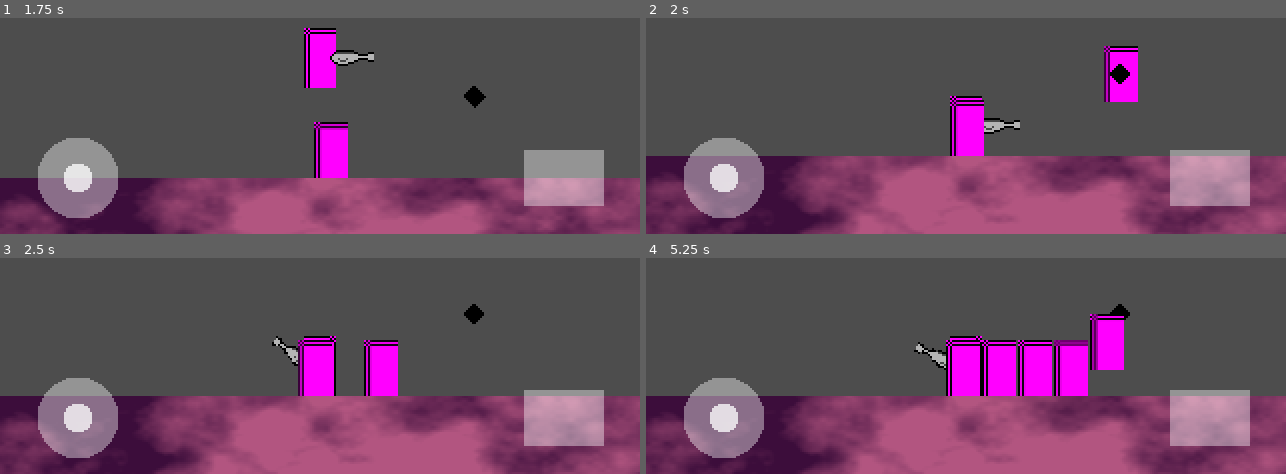
Above: before the commit, frames 1-4 (two rows, left to right).
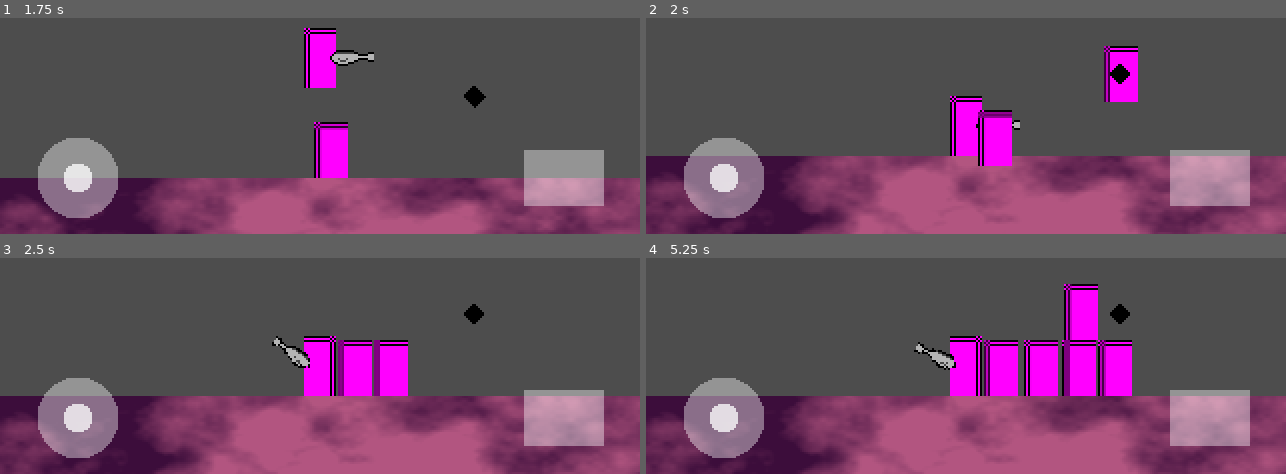
Above: after the commit, the same moments.

Repository: otherotherjosh/RhythmShooter
Game: Godot game, scene res://objects/run n gun/run_n_gun.tscn
Two runs of this game, one before a commit and one after it. Both use one fixed random seed, a clock stepped at 60 frames per second and the inputs below. This scene is started directly instead of the project's main scene. Sound files missing from this copy of the repository are replaced by a short silence.
Inputs (mouse positions are in pixels of both pictures, inside the frame that each line leads up to):
- Up to frame 1 (1.75 s): tap Enter at 0.5 s; drag from (76, 177) to (outside the picture) at 0.52 s; drag from (563, 177) to (288, 126) at 1.27 s
- Up to frame 2 (2 s): no input
- Up to frame 3 (2.5 s): move the mouse to (outside the picture) at 2.02 s; click (outside the picture) at 2.17 s
- Up to frame 4 (5.25 s): drag from (998, 294) to (outside the picture) at 2.77 s; move the mouse to (outside the picture) at 3.52 s; click (outside the picture) at 3.67 s; drag from (1106, 275) to (outside the picture) at 4.27 s; move the mouse to (838, 312) at 5.02 s; click (838, 312) at 5.17 s

Frame 1 is identical in both runs. In frame 2, 1.6% of the frame differs, in the area x 47-58%, y 37-69%; in frame 3, 2.5%; in frame 4, 5.1%, in the area x 46-76%, y 12-64%.

Commit message:
fix(enemy): add player to collision mask

Diff:
--- a/objects/run n gun/combat/enemy.tscn
+++ b/objects/run n gun/combat/enemy.tscn
@@ -11,7 +11,7 @@
 
 [node name="Enemy" type="CharacterBody2D"]
 collision_layer = 2
-collision_mask = 3
+collision_mask = 7
 script = ExtResource("1_nk52e")
 health = 3
 modulate_hurt = Color(1, 0.294167, 0.23, 0.627451)
